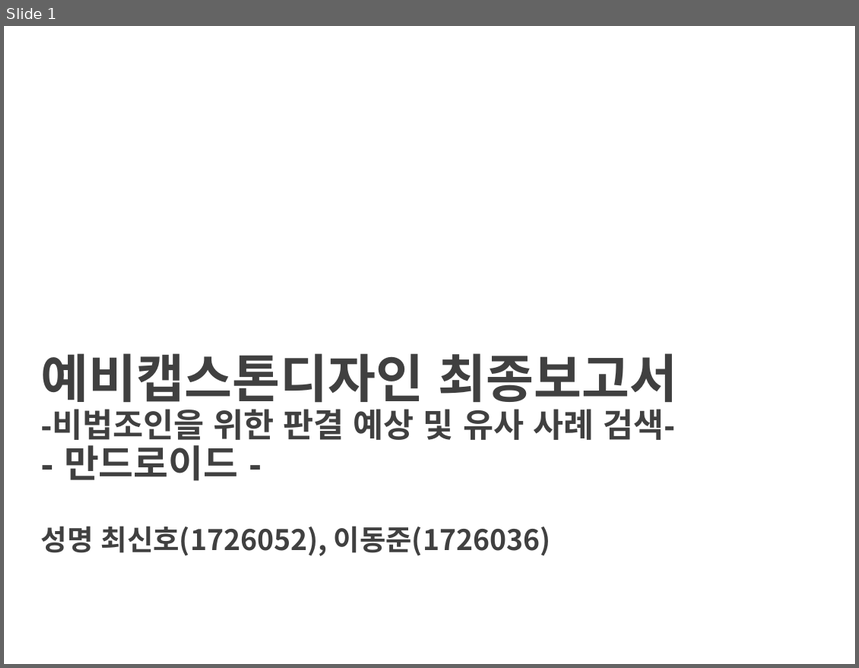
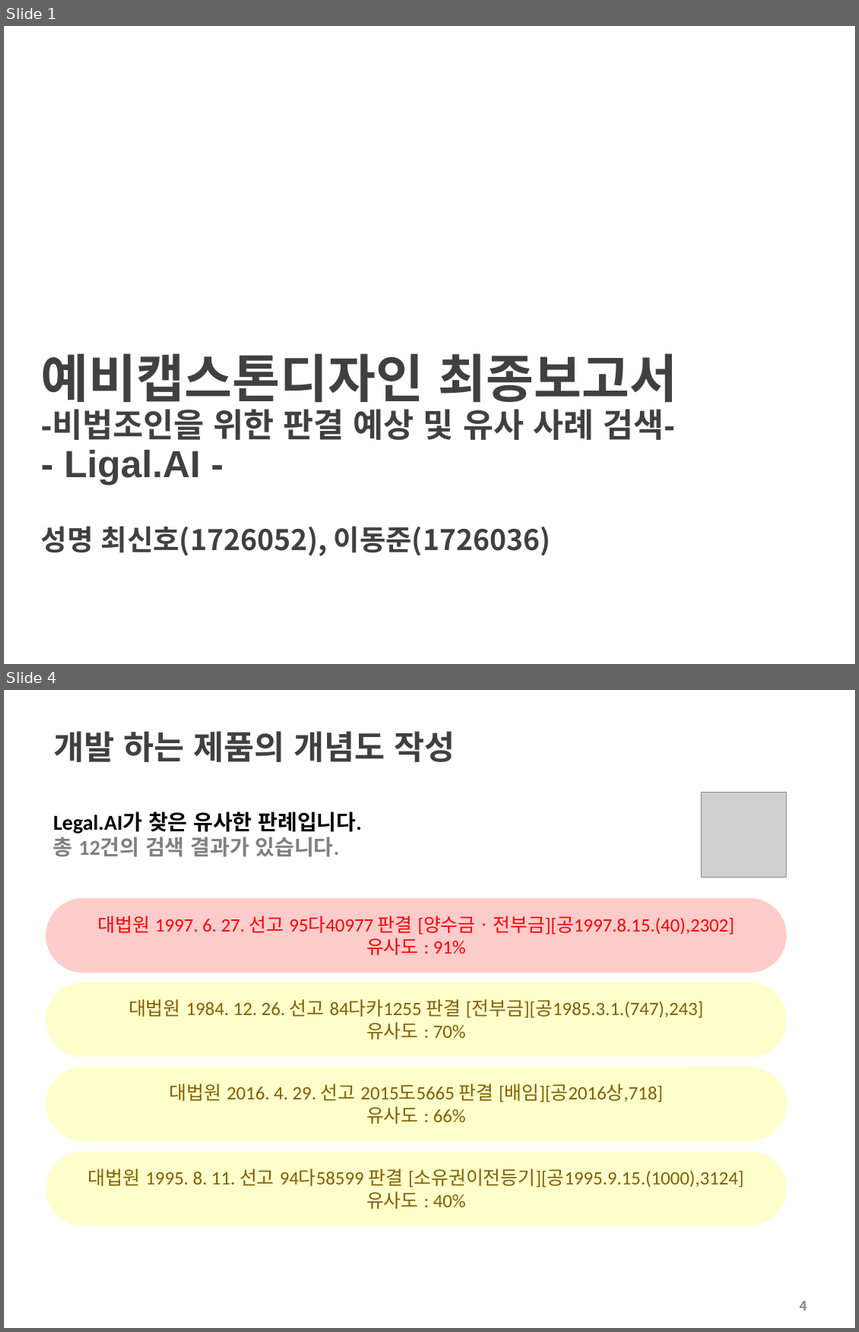
Before and after one commit to choisinho/capstone1, a slide deck: 2022-2-PreCapstoneDesign-최종보고서.pptx. Shown one above the other, each under a label of ours: slide 1 before the commit, slides 1 and 4 after it; the slides between them are not shown. The pictures are 859x668 and 859x1332 pixels, drawn with LibreOffice and Linux fonts; fonts in the diff are those of the drawing; grey boxes stand for pictures; background and template pictures are left out. Boxes give left, top, right and bottom in pixels: in the first picture for what was removed or moved away, otherwise in the second. Text is boxed around its words. In the diff, an @@ line names an element or a change of style, - is before the commit and + after.

```diff
--- a/2022-2-PreCapstoneDesign-최종보고서.pptx
+++ b/2022-2-PreCapstoneDesign-최종보고서.pptx
@@ slide 4 added at <box>4,690,855,1328</box>, background #FFFFFF @@
@@ title added at <box>53,731,455,762</box>, 28 pt, text #404040, bold @@
+개발 하는 제품의 개념도 작성
@@ picture added at <box>702,792,787,877</box> @@
@@ text added at <box>53,812,361,857</box>, 18 pt, text #000000, bold @@
+Legal.AI가 찾은 유사한 판례입니다.
+총 12건의 검색 결과가 있습니다.
@@ rounded rectangle added at <box>46,898,787,973</box>, fill #FF0000 at 20% opacity, 16 pt, text #FF0000 @@
+대법원 1997. 6. 27. 선고 95다40977 판결 [양수금ㆍ전부금][공1997.8.15.(40),2302]
+유사도 : 91%
@@ rounded rectangle added at <box>46,983,787,1058</box>, fill #FFFF00 at 20% opacity, 16 pt, text #806000 @@
+대법원 1984. 12. 26. 선고 84다카1255 판결 [전부금][공1985.3.1.(747),243]
+유사도 : 70%
@@ rounded rectangle added at <box>46,1067,787,1142</box>, fill #FFFF00 at 20% opacity, 16 pt, text #806000 @@
+대법원 2016. 4. 29. 선고 2015도5665 판결 [배임][공2016상,718]
+유사도 : 66%
@@ rounded rectangle added at <box>46,1151,787,1227</box>, fill #FFFF00 at 20% opacity, 16 pt, text #806000 @@
+대법원 1995. 8. 11. 선고 94다58599 판결 [소유권이전등기][공1995.9.15.(1000),3124]
+유사도 : 40%
@@ page number added at <box>800,1301,807,1311</box>, 11 pt, text #8C8C8C, bold @@
+4
@@ slide 1 changed as well @@
@@ title at <box>41,354,678,485</box>: text changed @@
-예비캡스톤디자인 최종보고서
--비법조인을 위한 판결 예상 및 유사 사례 검색-
-- 만드로이드 -
+예비캡스톤디자인 최종보고서
+-비법조인을 위한 판결 예상 및 유사 사례 검색-
+- Ligal.AI -
```
Also in this commit, not shown: 2 other slides changed.
